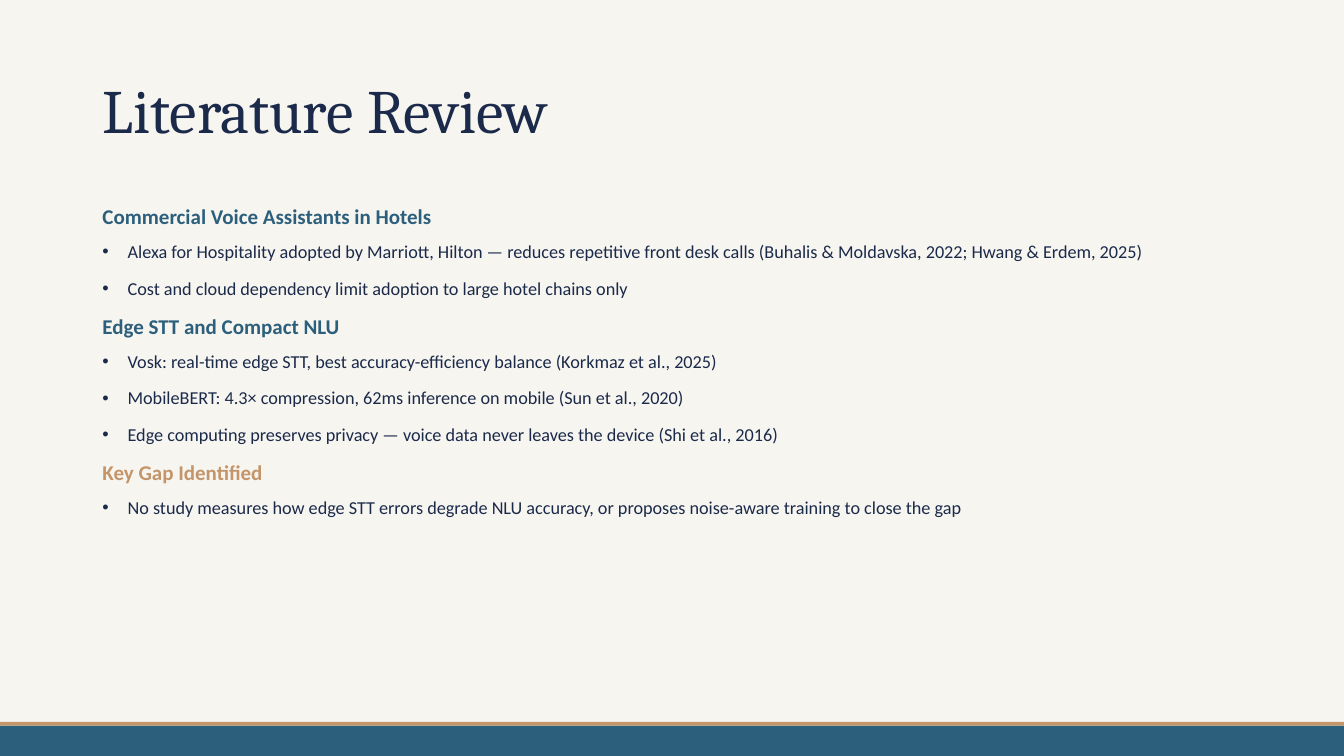
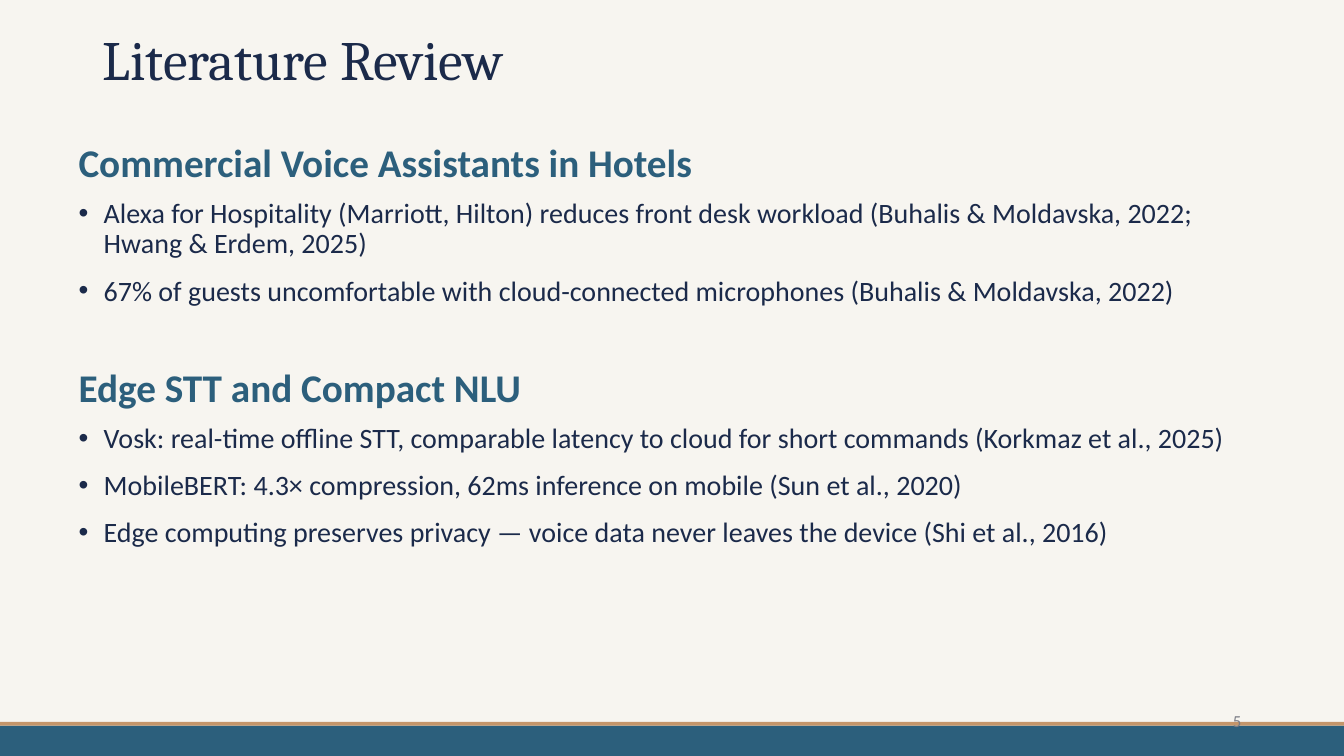
Before and after one commit to mdpw/msc-research, a slide deck: slide 5 of documents/Viva Presentation.pptx (slide 4 before the commit). Drawn at 1344x756 pixels with LibreOffice and Linux fonts; fonts in the diff are those of the drawing. Boxes give left, top, right and bottom in pixels: in the first picture for what was removed or moved away, otherwise in the second. Text is boxed around its words. In the diff, an @@ line names an element or a change of style, - is before the commit and + after.

```diff
--- a/documents/Viva Presentation.pptx
+++ b/documents/Viva Presentation.pptx
@@ title "Literature Review": place and size @@
-title "Literature Review" at <box>102,92,548,134</box>
+title "Literature Review" at <box>102,43,504,81</box>
@@ title "Literature Review" at <box>102,43,504,81</box>: size 44 to 39.6 pt @@
@@ text "Commercial Voice Assistants in Hotels": place and size @@
-text "Commercial Voice Assistants in Hotels" at <box>102,209,1142,517</box>
+text "Commercial Voice Assistants in Hotels" at <box>79,149,1223,547</box>
@@ text at <box>79,149,1107,547</box>: size 15 to 28 pt in "Commercial Voice Assistants in Hotels", "Edge STT and Compact NLU"; size 13 to 20 pt in "MobileBERT: 4.3× compression, 62ms inference on mobile ...", "Edge computing preserves privacy — voice data ..." @@
@@ text at <box>104,202,1192,306</box>: text changed; size 13 to 20 pt @@
-• Alexa for Hospitality adopted by Marriott, Hilton — reduces repetitive front desk calls (Buhalis & Moldavska, 2022; Hwang & Erdem, 2025)
-• Cost and cloud dependency limit adoption to large hotel chains only
+• Alexa for Hospitality (Marriott, Hilton) reduces front desk workload (Buhalis & Moldavska, 2022; Hwang & Erdem, 2025)
+• 67% of guests uncomfortable with cloud-connected microphones (Buhalis & Moldavska, 2022)
@@ text at <box>104,427,1223,453</box>: text changed; size 13 to 20 pt @@
-• Vosk: real-time edge STT, best accuracy-efficiency balance (Korkmaz et al., 2025)
+• Vosk: real-time offline STT, comparable latency to cloud for short commands (Korkmaz et al., 2025)
@@ text at <box>102,465,961,517</box>: paragraphs removed @@
-Key Gap Identified
-• No study measures how edge STT errors degrade NLU accuracy, or proposes noise-aware training to close the gap
@@ page number added at <box>1233,714,1241,732</box>, 12 pt, text #7A7D86 @@
+5
```
Also in this commit, not shown: 12 other slides changed, 4 slides added, 1 slide removed, 1 other file.
